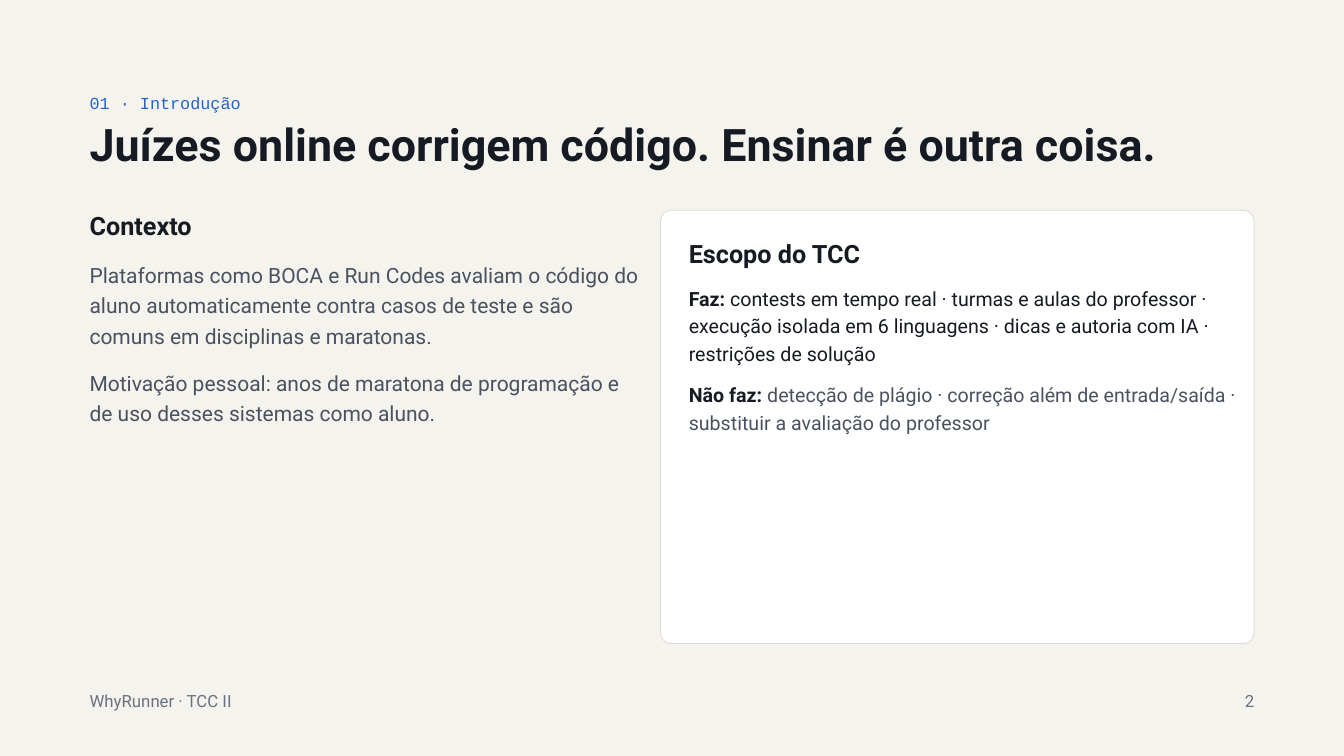
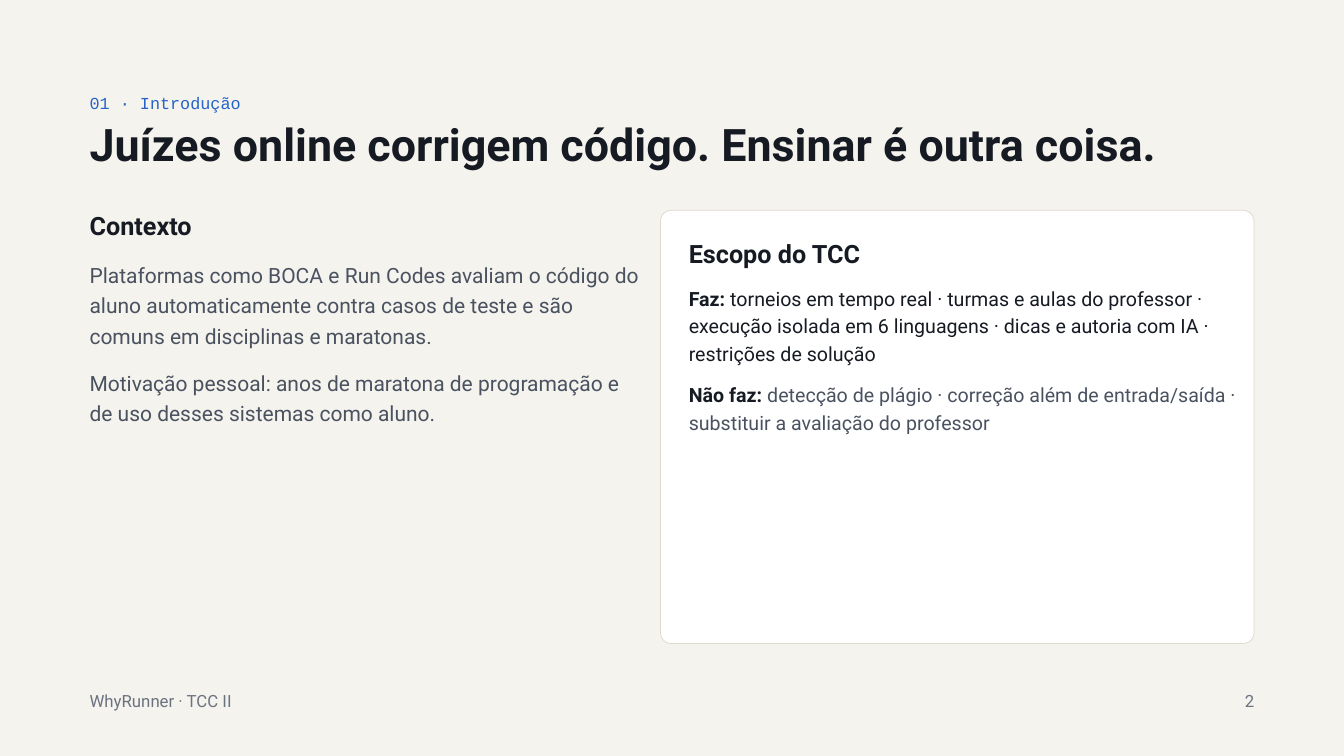
Before and after one commit to whowon2/why-runner, a slide deck: slide 2 of WhyRunner — Apresentação Parcial TCC II.pptx. Drawn at 1344x756 pixels with LibreOffice and Linux fonts; fonts in the diff are those of the drawing. Boxes give left, top, right and bottom in pixels: in the first picture for what was removed or moved away, otherwise in the second. Text is boxed around its words. In the diff, an @@ line names an element or a change of style, - is before the commit and + after.

```diff
--- a/WhyRunner — Apresentação Parcial TCC II.pptx
+++ b/WhyRunner — Apresentação Parcial TCC II.pptx
@@ text at (689,291,1198,366): text changed @@
-Faz: contests em tempo real · turmas e aulas do professor · execução isolada em 6 linguagens · dicas e autoria com IA · restrições de solução
+Faz: torneios em tempo real · turmas e aulas do professor · execução isolada em 6 linguagens · dicas e autoria com IA · restrições de solução
```
Also in this commit, not shown: 6 other slides changed, 2 other files.
